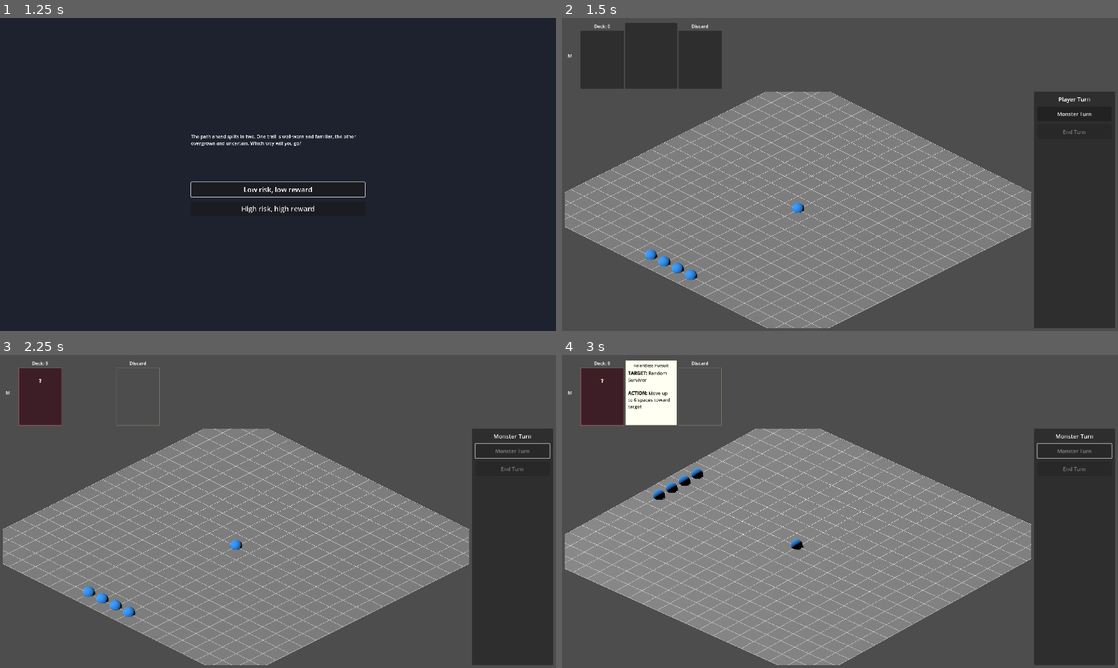
Above: before the commit, frames 1-4 (two rows, left to right).
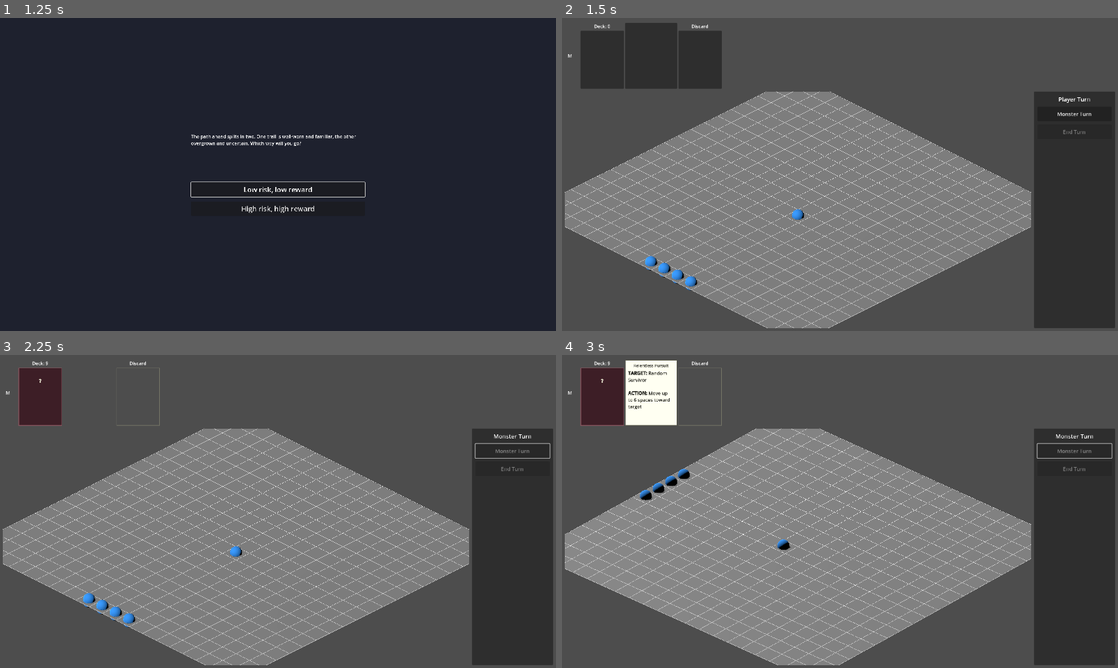
Above: after the commit, the same moments.

Repository: aartcmeijer-hash/silt-2
Game: Godot game, scene res://scenes/menus/main_menu.tscn
Two runs of this game, one before a commit and one after it. Both use one fixed random seed, a clock stepped at 60 frames per second and the inputs below.
Inputs:
- Up to frame 1 (1.25 s): click "Play" at 0.5 s
- Up to frame 2 (1.5 s): click "Low risk, low reward" at 1.25 s
- Up to frame 3 (2.25 s): click "Monster Turn" at 2 s
- Up to frame 4 (3 s): tap Enter at 2.75 s; hold E (rotate_right) from 2.78 s (still down)

Frame 1 is identical in both runs. In frame 2, 0.5% of the frame differs, in the area x 14-44%, y 58-88%; in frame 3, 0.5%; in frame 4, 0.6%, in the area x 14-44%, y 36-63%.

Commit message:
fix: use GridMap coordinate conversion for entity placement
Update grid_to_world() and world_to_grid() to use GridMap's
map_to_local() and local_to_map() methods instead of manual
calculation. This ensures entities are placed at cell centers,
matching the gridline positioning.

Fixes monsters and survivors appearing at grid intersections
instead of inside cells.

Co-Authored-By: Claude Sonnet 4.5 <noreply@anthropic.com>

Diff:
--- a/scripts/game/isometric_grid.gd
+++ b/scripts/game/isometric_grid.gd
@@ -33,14 +33,15 @@
 
 func grid_to_world(grid_x: int, grid_y: int) -> Vector3:
 	var offset := _get_grid_offset()
-	return Vector3((grid_x + offset.x) * tile_size, 0, (grid_y + offset.y) * tile_size)
+	# Use GridMap.map_to_local() to get accurate cell center position
+	return grid_map.map_to_local(Vector3i(grid_x + offset.x, 0, grid_y + offset.y))
 
 
 func world_to_grid(world_pos: Vector3) -> Vector2i:
 	var offset := _get_grid_offset()
-	var grid_x := int(round(world_pos.x / tile_size)) - offset.x
-	var grid_z := int(round(world_pos.z / tile_size)) - offset.y
-	return Vector2i(grid_x, grid_z)
+	# Use GridMap.local_to_map() to get accurate grid position
+	var map_pos := grid_map.local_to_map(world_pos)
+	return Vector2i(map_pos.x - offset.x, map_pos.z - offset.y)
 
 
 func get_grid_center() -> Vector2i:
